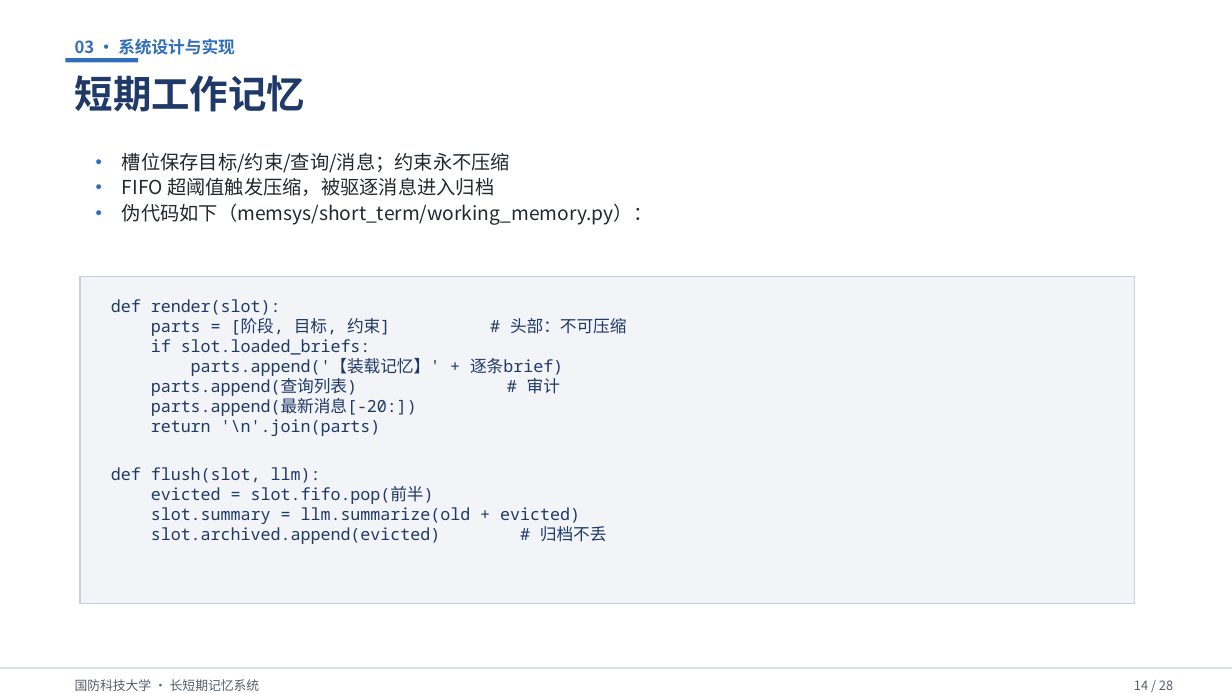
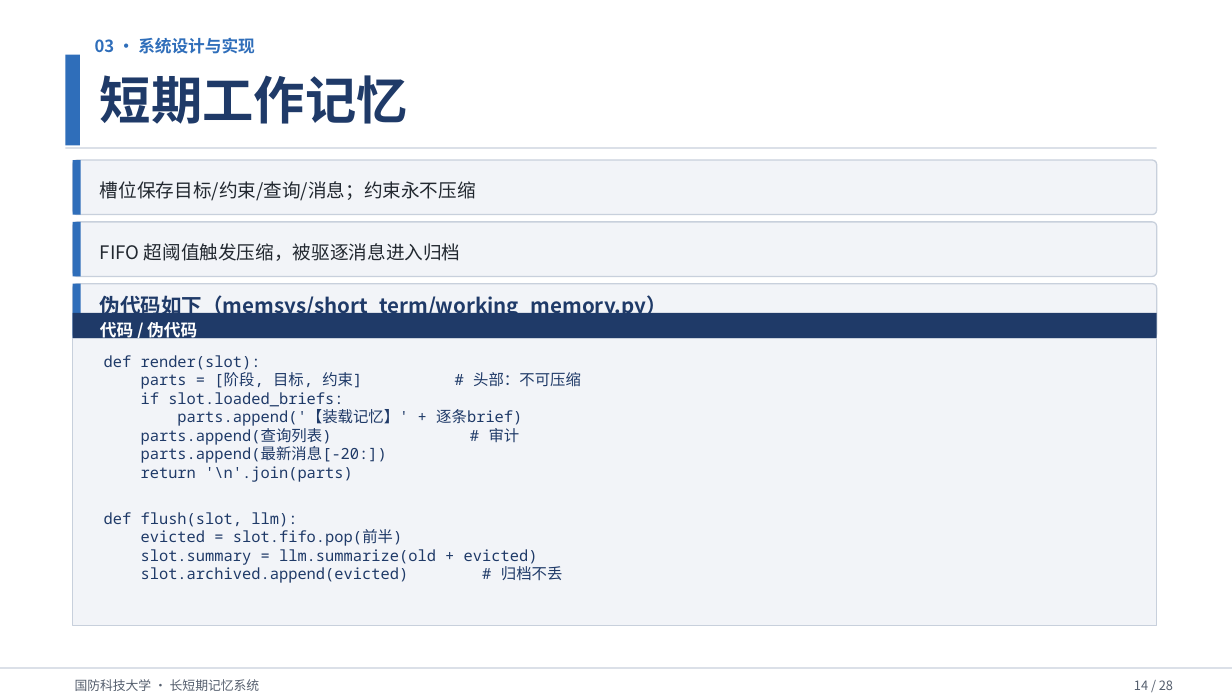
Before and after one commit to Outer-nebula-observer/yz-03, a slide deck: slide 14 of 汇报PPT/最终汇报成果.pptx. Drawn at 1232x693 pixels with LibreOffice and Linux fonts; fonts in the diff are those of the drawing. Boxes give left, top, right and bottom in pixels: in the first picture for what was removed or moved away, otherwise in the second. Text is boxed around its words. In the diff, an @@ line names an element or a change of style, - is before the commit and + after.

Commit message:
docs: 最终汇报 PPT 整体美化——标题强化/封面章节设计感/卡片式排版/配图占位增强
- 封面：大标题50pt+英文标签+四角细线装饰+分隔线
- 章节扉页：120pt大序号+右侧装饰圆+横线+大标题50pt
- 目录：5个圆角卡片+编号方块
- 内容页：标题强化（40pt+左侧竖条），要点改为圆角卡片+编号/左侧色条
- 6条以上页面自动压缩卡片高度，避免超页
- 课题背景页增加右侧七步闭环图占位；总体思路页改为2×2卡片
- 代码页：深蓝标题条“代码/伪代码”+浅灰代码块
- 每页页码与页脚保留；28页备注/讲稿同步导出
- 重新生成：汇报PPT/最终汇报成果.pptx + PPT内容设计.md
- 校验：28页有备注、无zip重复、无模板占位

```diff
--- a/汇报PPT/最终汇报成果.pptx
+++ b/汇报PPT/最终汇报成果.pptx
@@ rectangle: place and size @@
-rectangle at <box>66,58,139,63</box>
+rectangle at <box>66,55,80,145</box>
@@ text "03 · 系统设计与实现" rewrapped from <box>75,39,235,59</box> to <box>95,38,255,54</box> @@
@@ text "短期工作记忆": place and size @@
-text "短期工作记忆" at <box>75,75,306,112</box>
+text "短期工作记忆" at <box>100,75,408,124</box>
@@ text "短期工作记忆" at <box>100,75,408,124</box>: size 30 to 40 pt @@
@@ rectangle added at <box>66,147,1157,149</box>, fill #C8D0DC @@
@@ text removed at <box>80,145,106,181</box> @@
-•
@@ rounded rectangle added at <box>73,160,1157,214</box>, fill #F2F4F8, outline #C8D0DC 1 pt @@
@@ rectangle added at <box>73,160,81,214</box>, fill #2F6EBA @@
@@ text removed at <box>80,171,106,207</box> @@
-•
@@ text "槽位保存目标/约束/查询/消息；约束永不压缩": place and size @@
-text "槽位保存目标/约束/查询/消息；约束永不压缩" at <box>122,152,510,173</box>
+text "槽位保存目标/约束/查询/消息；约束永不压缩" at <box>100,181,476,201</box>
@@ text "槽位保存目标/约束/查询/消息；约束永不压缩" at <box>100,181,476,201</box>: size 15 to 14.5 pt @@
@@ text removed at <box>80,197,106,233</box> @@
-•
@@ rounded rectangle added at <box>73,222,1157,276</box>, fill #F2F4F8, outline #C8D0DC 1 pt @@
@@ rectangle added at <box>73,222,81,276</box>, fill #2F6EBA @@
@@ text "FIFO 超阈值触发压缩，被驱逐消息进入归档" at <box>100,243,461,261</box>: size 15 to 14.5 pt @@
@@ text "FIFO 超阈值触发压缩，被驱逐消息进入归档": place and size @@
-text "FIFO 超阈值触发压缩，被驱逐消息进入归档" at <box>122,177,494,196</box>
+text "FIFO 超阈值触发压缩，被驱逐消息进入归档" at <box>100,243,461,261</box>
@@ rounded rectangle added at <box>73,284,1157,338</box>, fill #F2F4F8, outline #C8D0DC 1 pt @@
@@ rectangle added at <box>73,284,81,338</box>, fill #2F6EBA @@
@@ text at <box>100,295,667,318</box>: text changed; size 15 to 16 pt; text colour #222830 to #1F3A68; bold on @@
-伪代码如下（memsys/short_term/working_memory.py）：
+伪代码如下（memsys/short_term/working_memory.py）
@@ rectangle added at <box>73,313,1157,339</box>, fill #1F3A68 @@
@@ text added at <box>100,320,197,342</box>, 13 pt, text #FFFFFF, bold @@
+代码 / 伪代码
@@ rectangle: place and size @@
-rectangle at <box>80,276,1136,604</box>
+rectangle at <box>73,338,1157,626</box>
@@ rectangle at <box>73,338,1157,626</box>: outline #C8D0DC 1 pt to #C8D0DC 1.2 pt @@
@@ text "def render(slot):": place and size @@
-text "def render(slot):" at <box>111,299,627,544</box>
+text "def render(slot):" at <box>104,355,581,583</box>
@@ text "def render(slot):" at <box>104,355,581,583</box>: size 13 to 12 pt @@
```
Also in this commit, not shown: 27 other slides changed, 2 other files.
